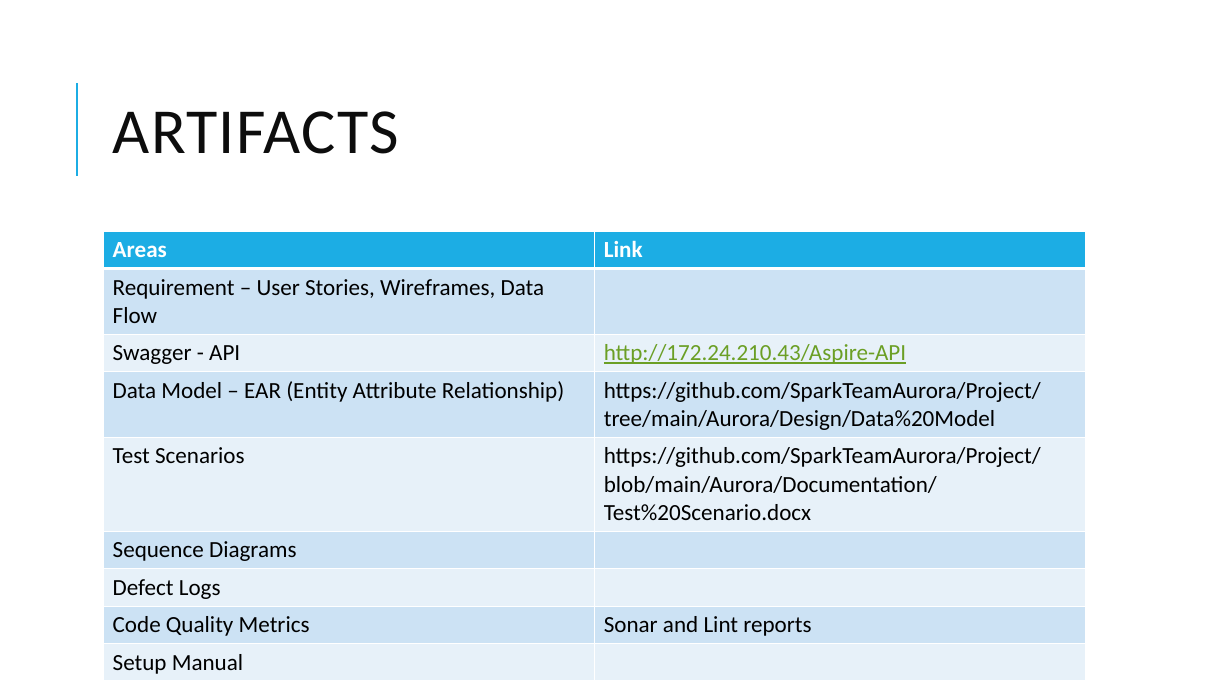
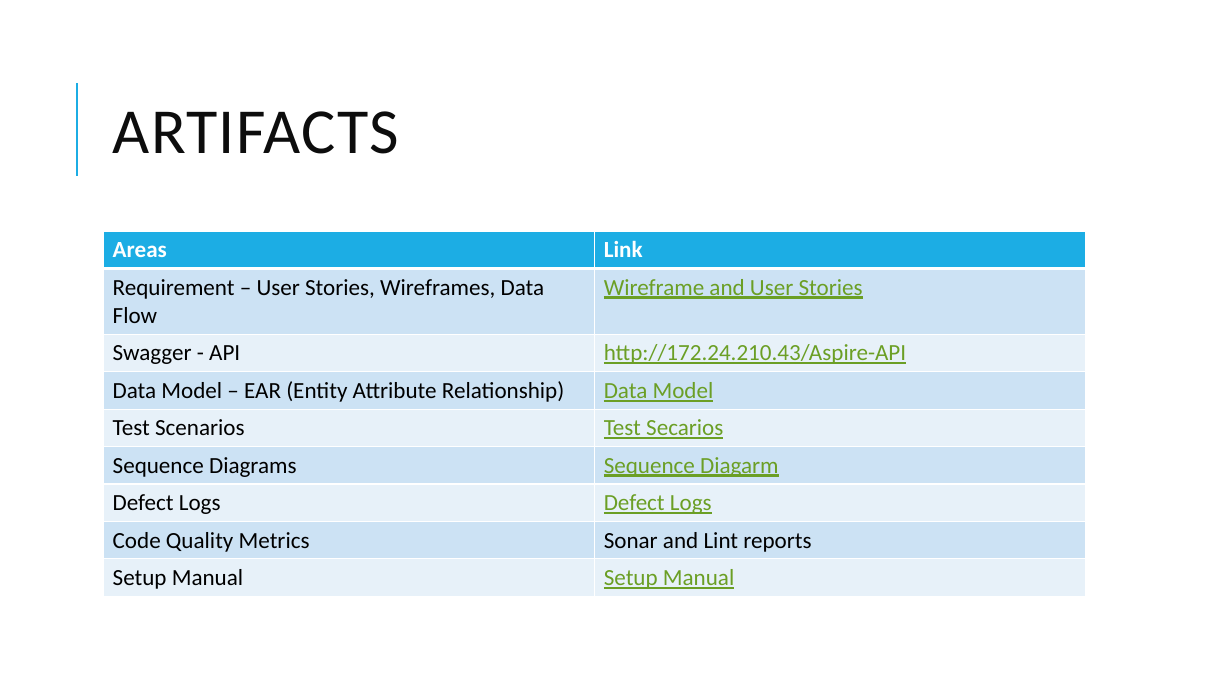
Before and after one commit to arvi9/ASPNet-WebAPI-Anngular-Project, a slide deck: slide 8 of Aurora/Demo/Aurora Demo.pptx. Drawn at 1232x693 pixels with LibreOffice and Linux fonts; fonts in the diff are those of the drawing. Boxes give left, top, right and bottom in pixels: in the first picture for what was removed or moved away, otherwise in the second. Text is boxed around its words. In the diff, an @@ line names an element or a change of style, - is before the commit and + after.

```diff
--- a/Aurora/Demo/Aurora Demo.pptx
+++ b/Aurora/Demo/Aurora Demo.pptx
@@ table at [104,231,1087,593] @@
-row 2, column 2: 
+row 2, column 2: Wireframe and User Stories
-row 4, column 2: https://github.com/SparkTeamAurora/Project/tree/main/Aurora/Design/Data%20Model
+row 4, column 2: Data Model
-row 5, column 2: https://github.com/SparkTeamAurora/Project/blob/main/Aurora/Documentation/Test%20Scenario.docx
+row 5, column 2: Test Secarios
-row 6, column 2: 
+row 6, column 2: Sequence Diagarm
-row 7, column 2: 
+row 7, column 2: Defect Logs
-row 9, column 2: 
+row 9, column 2: Setup Manual
```
Also in this commit, not shown: 7 other slides changed, 2 slides added, 1 slide removed.
